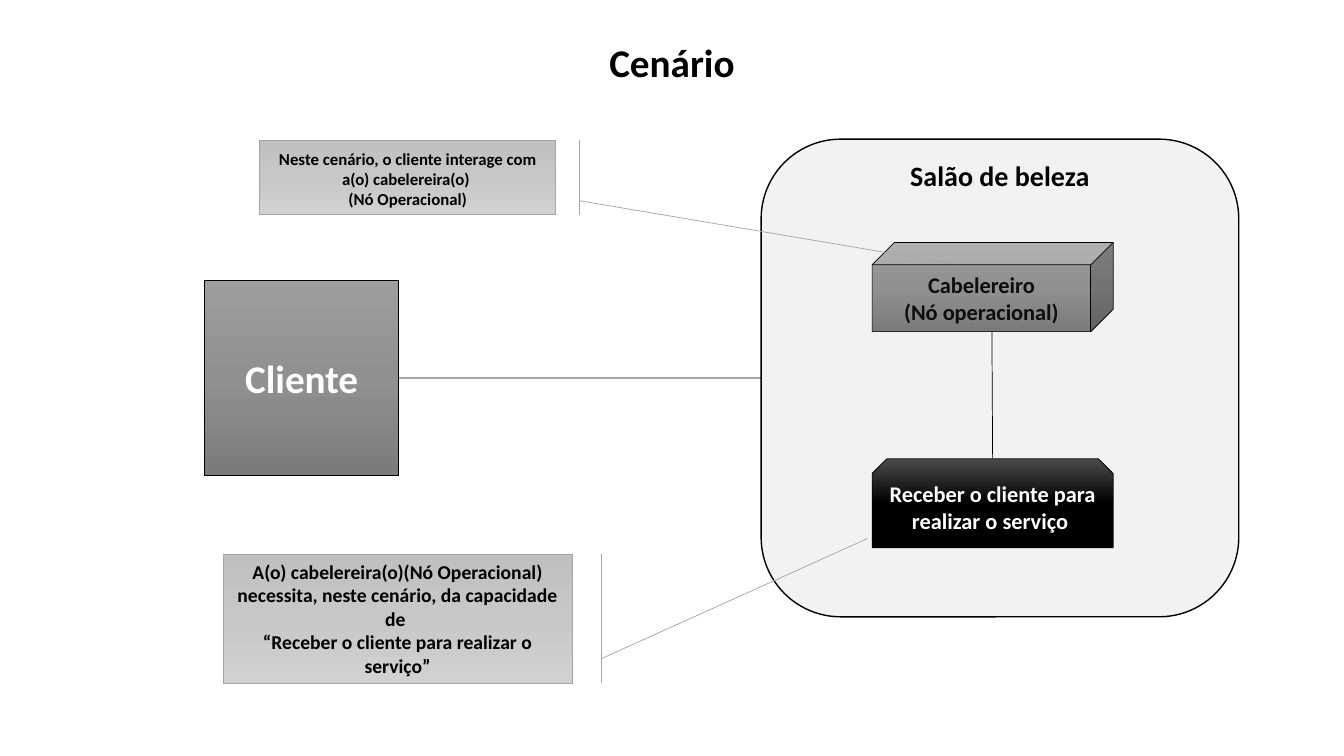
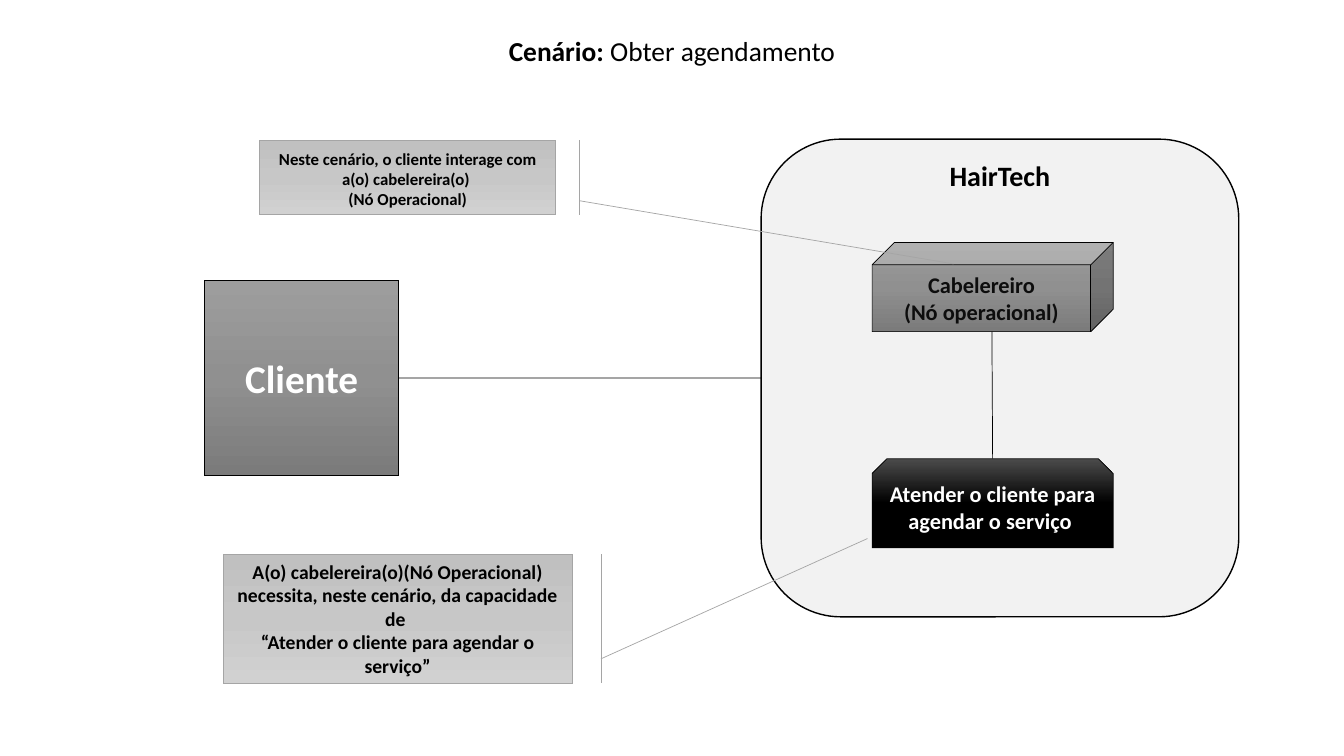
Before and after one commit to MSPowerSI/hairtech, a slide deck: slide 4 of artefatos/15 - Arquitetura de Negócio para cada Cenário.pptx. Drawn at 1344x756 pixels with LibreOffice and Linux fonts; fonts in the diff are those of the drawing. Boxes give left, top, right and bottom in pixels: in the first picture for what was removed or moved away, otherwise in the second. Text is boxed around its words. In the diff, an @@ line names an element or a change of style, - is before the commit and + after.

```diff
--- a/artefatos/15 - Arquitetura de Negócio para cada Cenário.pptx
+++ b/artefatos/15 - Arquitetura de Negócio para cada Cenário.pptx
@@ text at [509, 42, 835, 66]: text changed; size 28 to 19.6 pt; bold off @@
-Cenário
+Cenário: Obter agendamento
@@ text at [950, 166, 1051, 187]: text changed @@
-Salão de beleza
+HairTech
@@ text in snip same rect at [890, 486, 1095, 533]: text changed @@
-Receber o cliente para realizar o serviço
+Atender o cliente para agendar o serviço
@@ text at [261, 634, 535, 677]: text changed @@
-“Receber o cliente para realizar o serviço”
+“Atender o cliente para agendar o serviço”
```
Also in this commit, not shown: 2 other slides changed, 5 slides added, 1 slide removed.
